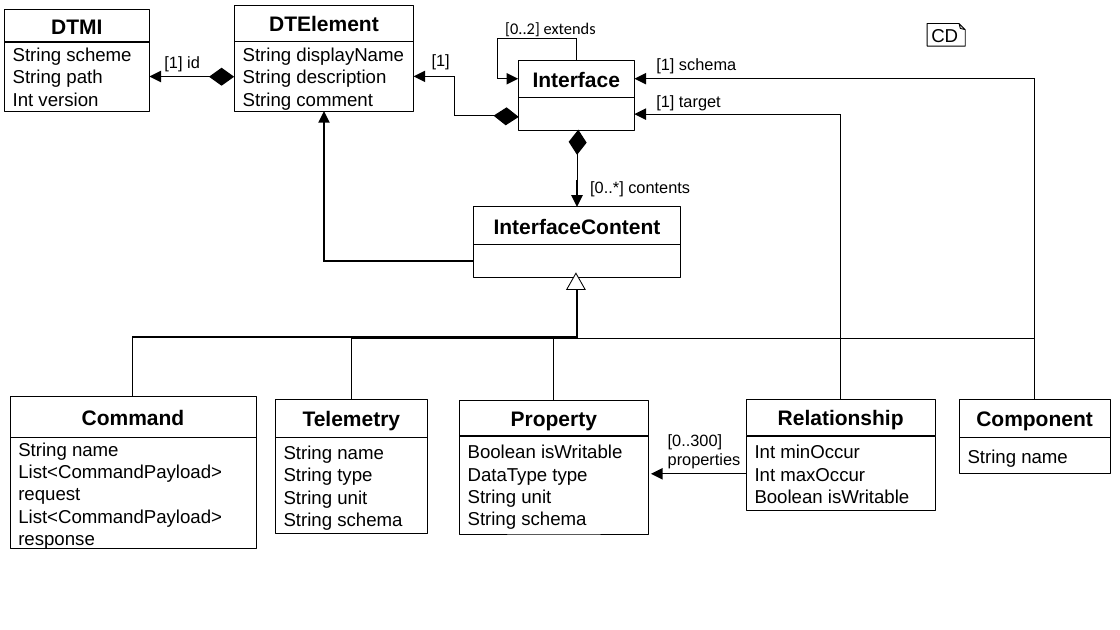
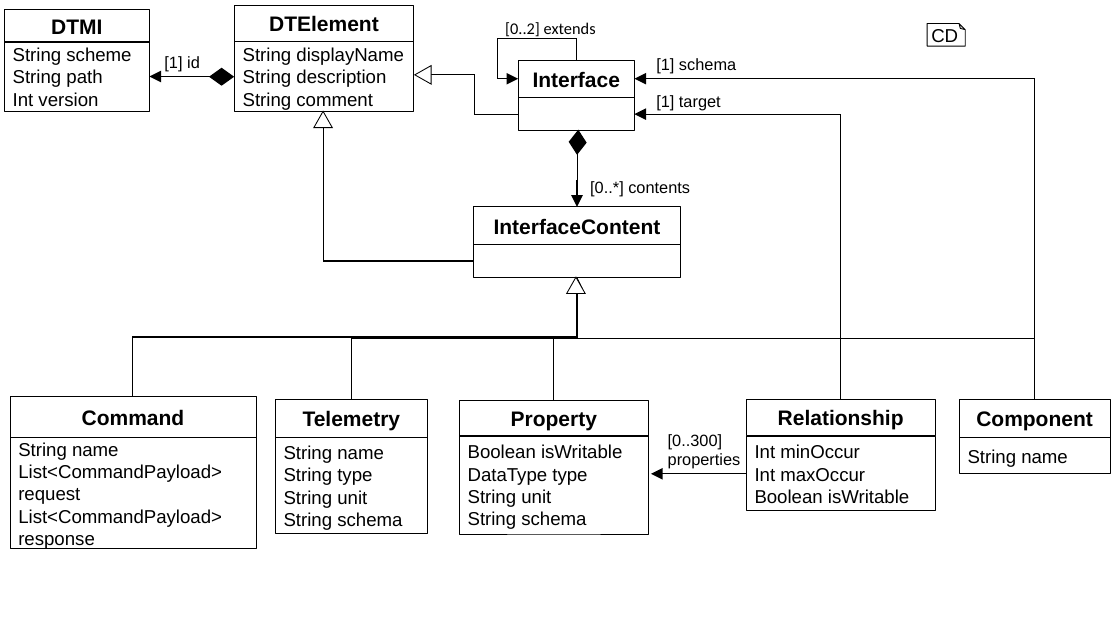
Before and after one commit to derlehner/dt_language_comparison, a slide deck: slide 2 of Figures.pptx (slide 1 before the commit). Drawn at 1120x630 pixels with LibreOffice and Linux fonts; fonts in the diff are those of the drawing. Boxes give left, top, right and bottom in pixels: in the first picture for what was removed or moved away, otherwise in the second. Text is boxed around its words. In the diff, an @@ line names an element or a change of style, - is before the commit and + after.

```diff
--- a/Figures.pptx
+++ b/Figures.pptx
@@ text removed at (432,54,450,70) @@
-[1]
@@ triangle added at (415,65,431,84), fill #FFFFFF, outline #000000 0.75 pt @@
@@ elbow arrow moved from (495, 116) - (413, 76) to (518, 114) - (431, 75) @@
@@ elbow arrow (518, 114) - (431, 75): elbow arrow to elbow line @@
@@ triangle added at (314,112,333,128), fill #FFFFFF, outline #000000 0.75 pt @@
@@ diamond removed at (494,108,519,126) @@
@@ elbow arrow moved from (473, 261) - (324, 111) to (473, 261) - (323, 128) @@
@@ elbow arrow (473, 261) - (323, 128): elbow arrow to elbow line @@
@@ triangle: place and size @@
-triangle at (567,273,586,289)
+triangle at (567,277,586,293)
```
Also in this commit, not shown: 1 slide added, 2 other files.
